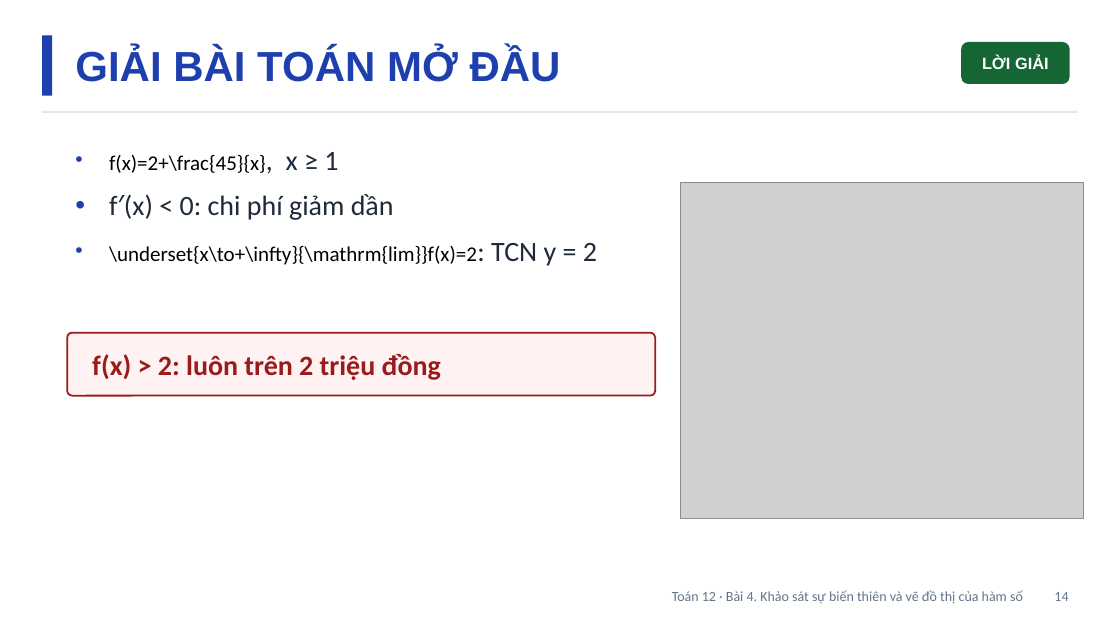
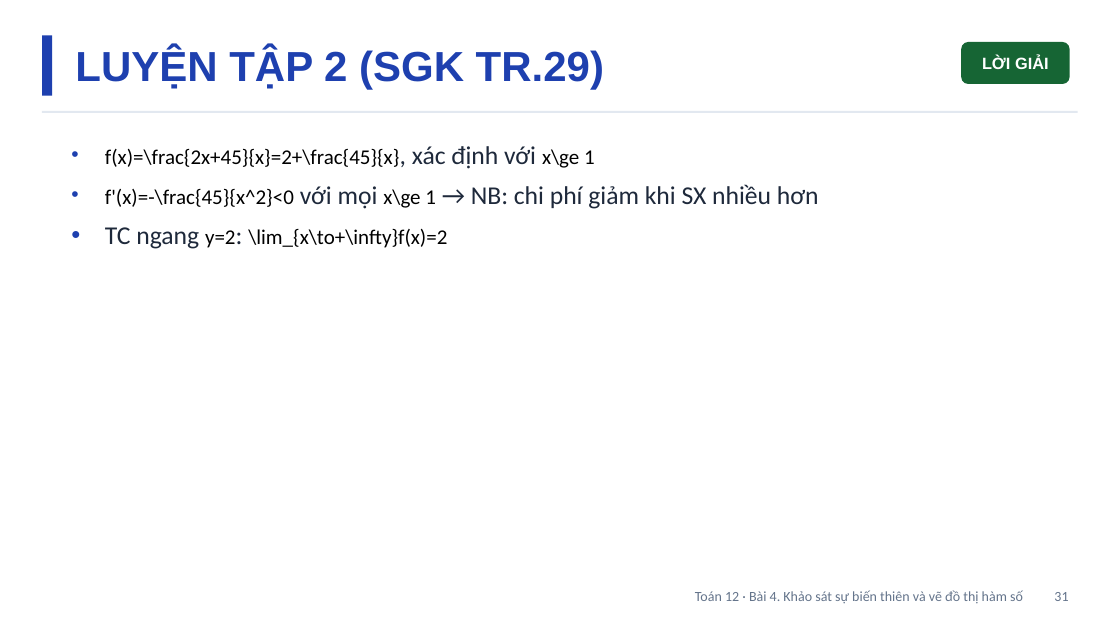
Before and after one commit to Trangtu66/Taode_thi_online, a slide deck: slide 31 of mon/toan/slide/lop12/Slide_TOAN12_Bai4_T14-18.pptx (slide 14 before the commit). Drawn at 1120x630 pixels with LibreOffice and Linux fonts; fonts in the diff are those of the drawing; grey boxes stand for pictures. Boxes give left, top, right and bottom in pixels: in the first picture for what was removed or moved away, otherwise in the second. Text is boxed around its words. In the diff, an @@ line names an element or a change of style, - is before the commit and + after.

```diff
--- a/mon/toan/slide/lop12/Slide_TOAN12_Bai4_T14-18.pptx
+++ b/mon/toan/slide/lop12/Slide_TOAN12_Bai4_T14-18.pptx
@@ text at (75,48,604,90): text changed @@
-GIẢI BÀI TOÁN MỞ ĐẦU
+LUYỆN TẬP 2 (SGK TR.29)
@@ text at (105,146,819,249): text changed @@
-• f(x)=2+\frac{45}{x}, x ≥ 1
-• f′(x) < 0: chi phí giảm dần
-• \underset{x\to+\infty}{\mathrm{lim}}f(x)=2: TCN y = 2
+• f(x)=\frac{2x+45}{x}=2+\frac{45}{x}, xác định với x\ge 1
+• f'(x)=-\frac{45}{x^2}<0 với mọi x\ge 1 → NB: chi phí giảm khi SX nhiều hơn
+• TC ngang y=2: \lim_{x\to+\infty}f(x)=2
@@ picture removed at (681,183,1084,518) @@
@@ rounded rectangle removed at (67,333,655,396) @@
@@ text removed at (92,354,441,380) @@
-f(x) > 2: luôn trên 2 triệu đồng
@@ text at (695,590,1068,603): text changed @@
-Toán 12 · Bài 4. Khảo sát sự biến thiên và vẽ đồ thị của hàm số 14
+Toán 12 · Bài 4. Khảo sát sự biến thiên và vẽ đồ thị hàm số 31
```
Also in this commit, not shown: 22 other slides changed, 42 slides added, 1 slide removed.
